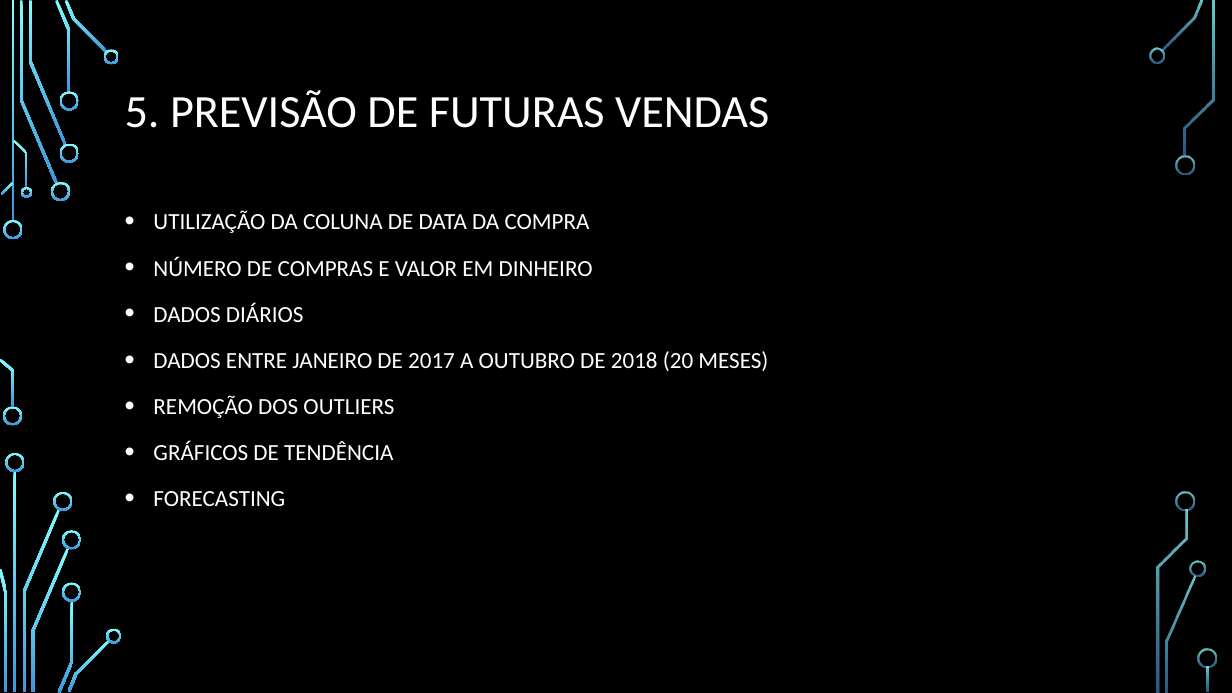
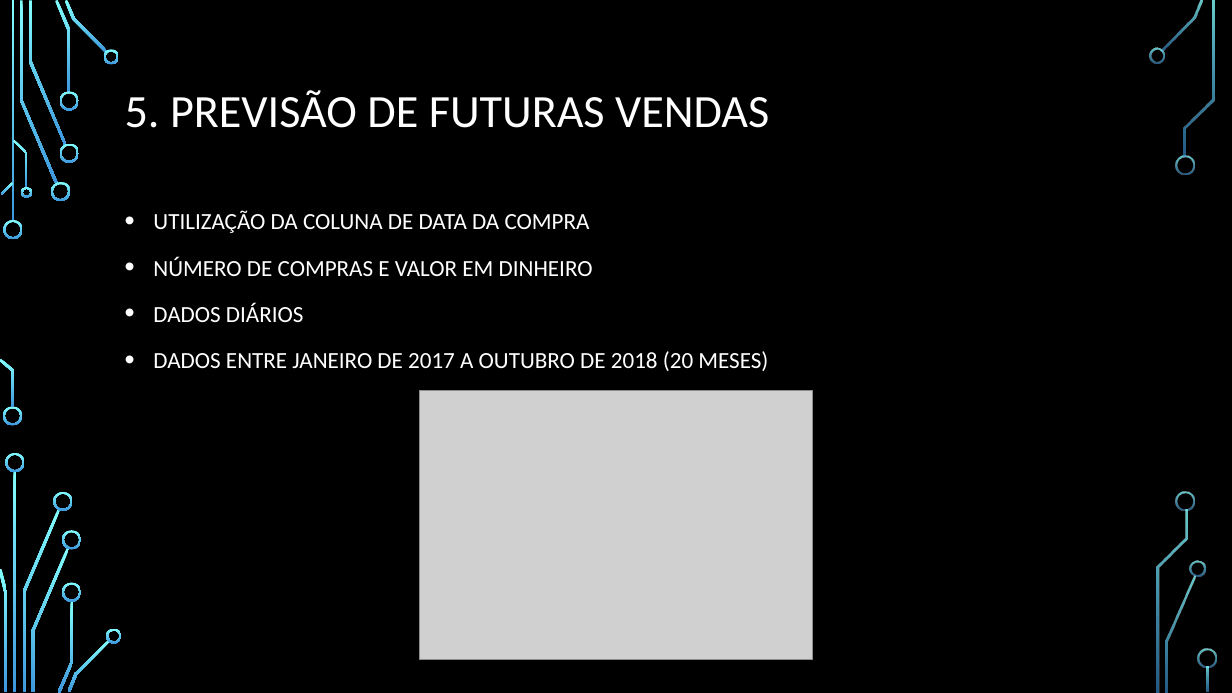
Before and after one commit to smalvar/olist-e-commerce, a slide deck: slide 10 of apresentacao/Apresentacao.pptx. Drawn at 1232x693 pixels with LibreOffice and Linux fonts; fonts in the diff are those of the drawing; grey boxes stand for pictures; background and template pictures are left out. Boxes give left, top, right and bottom in pixels: in the first picture for what was removed or moved away, otherwise in the second. Text is boxed around its words. In the diff, an @@ line names an element or a change of style, - is before the commit and + after.

Commit message:
Add time series dataframe

```diff
--- a/apresentacao/Apresentacao.pptx
+++ b/apresentacao/Apresentacao.pptx
@@ text at (153,395,394,506): paragraphs removed @@
-• REMOÇÃO DOS OUTLIERS
-• GRÁFICOS DE TENDÊNCIA
-• FORECASTING
@@ picture added at (421,390,813,660) @@
```
